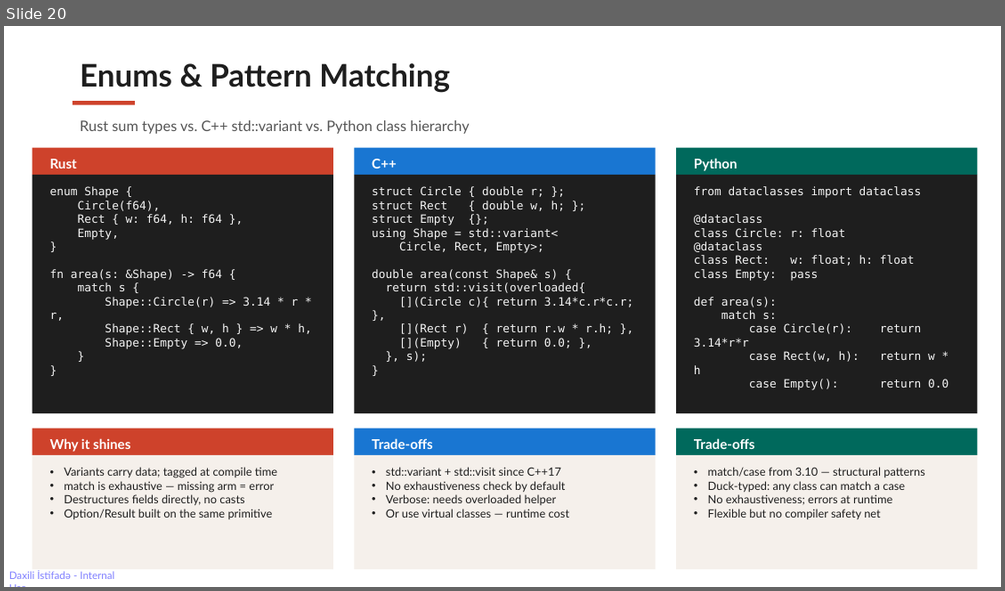
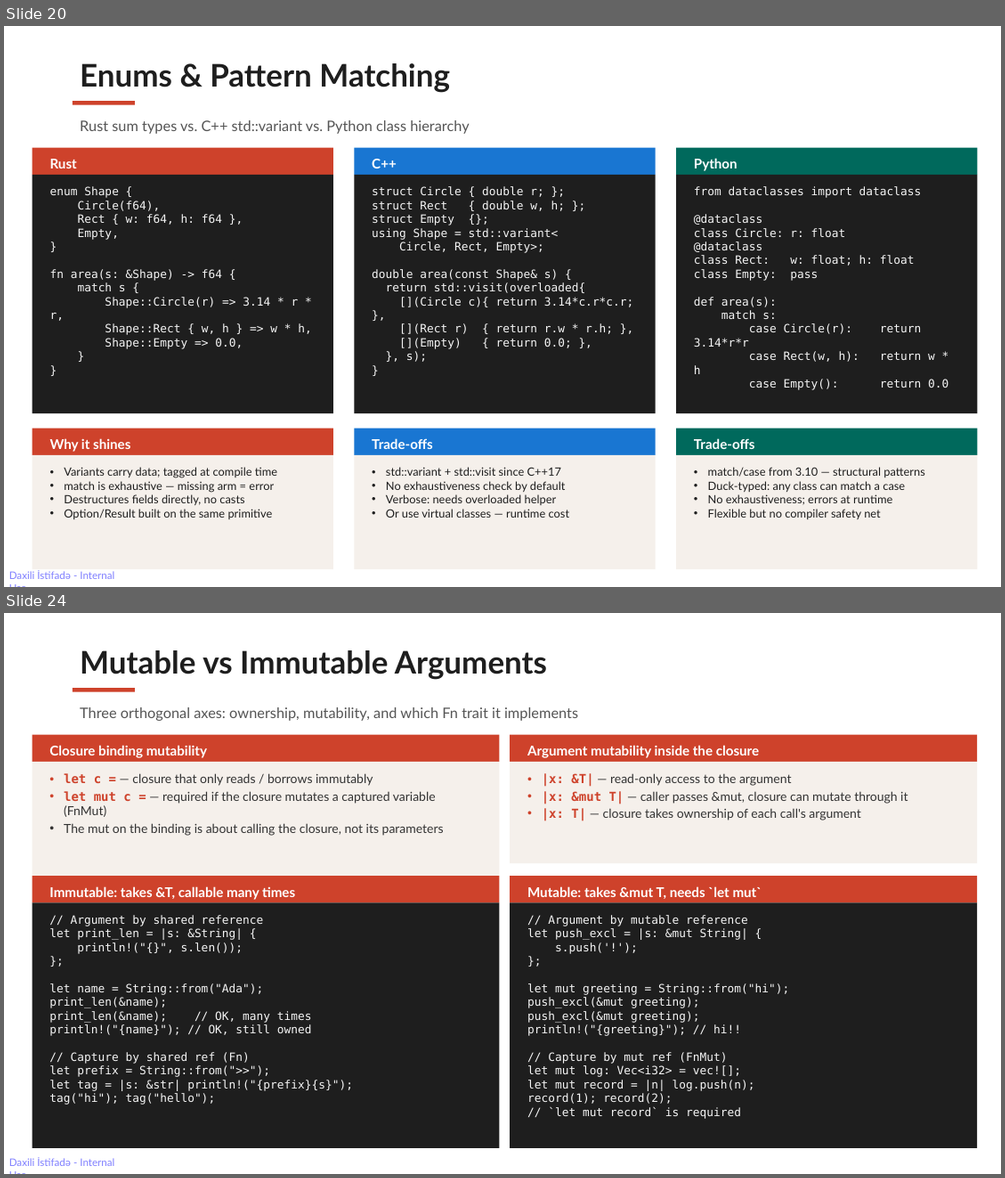
Before and after one commit to rahimahmedov/rust_vs_cpp, a slide deck: rust_friday_session.pptx. Shown one above the other, each under a label of ours: slide 20 before the commit, slides 20 and 24 after it; the slides between them are not shown. The pictures are 1005x591 and 1005x1178 pixels, drawn with LibreOffice and Linux fonts; fonts in the diff are those of the drawing. Boxes give left, top, right and bottom in pixels: in the first picture for what was removed or moved away, otherwise in the second. Text is boxed around its words. In the diff, an @@ line names an element or a change of style, - is before the commit and + after.

Commit message:
closure and iterators

```diff
--- a/rust_friday_session.pptx
+++ b/rust_friday_session.pptx
@@ slide 24 added at (4,613,1001,1174), background #FFFFFF; not listed: 1 template element that a slide beside it also shows @@
@@ text added at (80,650,547,680), 30 pt, text #1E1E1E, bold @@
+Mutable vs Immutable Arguments
@@ rectangle added at (73,688,135,692), fill #CE422B @@
@@ text added at (80,707,578,721), 14 pt, text #555555 @@
+Three orthogonal axes: ownership, mutability, and which Fn trait it implements
@@ rectangle added at (32,734,500,761), fill #CE422B @@
@@ text added at (49,745,207,758), 13 pt, text #FFFFFF, bold @@
+Closure binding mutability
@@ rectangle added at (510,734,977,761), fill #CE422B @@
@@ text added at (527,745,759,758), 13 pt, text #FFFFFF, bold @@
+Argument mutability inside the closure
@@ rectangle added at (32,762,500,876), fill #F5F0EB @@
@@ rectangle added at (510,762,977,863), fill #F5F0EB @@
@@ text added at (64,773,444,835), 12 pt, text #333333 @@
+• let c = — closure that only reads / borrows immutably
+• let mut c = — required if the closure mutates a captured variable (FnMut)
+• The mut on the binding is about calling the closure, not its parameters
@@ text added at (542,773,907,820), 12 pt, text #333333 @@
+• |x: &T| — read-only access to the argument
+• |x: &mut T| — caller passes &mut, closure can mutate through it
+• |x: T| — closure takes ownership of each call's argument
@@ rectangle added at (32,876,500,902), fill #CE422B @@
@@ rectangle added at (510,876,977,902), fill #CE422B @@
@@ rectangle added at (32,903,500,1149), fill #1E1E1E @@
@@ text added at (49,886,295,900), 13 pt, text #FFFFFF, bold @@
+Immutable: takes &T, callable many times
@@ rectangle added at (510,903,977,1149), fill #1E1E1E @@
@@ text added at (527,886,762,899), 13 pt, text #FFFFFF, bold @@
+Mutable: takes &mut T, needs `let mut`
@@ text added at (49,915,353,1104), 11 pt, text #F5F5F5 @@
+// Argument by shared reference
+let print_len = |s: &String| {
+println!("{}", s.len());
+};
+let name = String::from("Ada");
+print_len(&name);
+print_len(&name); // OK, many times
+println!("{name}"); // OK, still owned
+// Capture by shared ref (Fn)
+let prefix = String::from(">>");
+let tag = |s: &str| println!("{prefix}{s}");
+tag("hi"); tag("hello");
@@ text added at (527,915,789,1119), 11 pt, text #F5F5F5 @@
+// Argument by mutable reference
+let push_excl = |s: &mut String| {
+s.push('!');
+};
+let mut greeting = String::from("hi");
+push_excl(&mut greeting);
+push_excl(&mut greeting);
+println!("{greeting}"); // hi!!
+// Capture by mut ref (FnMut)
+let mut log: Vec<i32> = vec![];
+let mut record = |n| log.push(n);
+record(1); record(2);
+// `let mut record` is required
```
Also in this commit, not shown: 4 slides changed, 8 other slides added.
